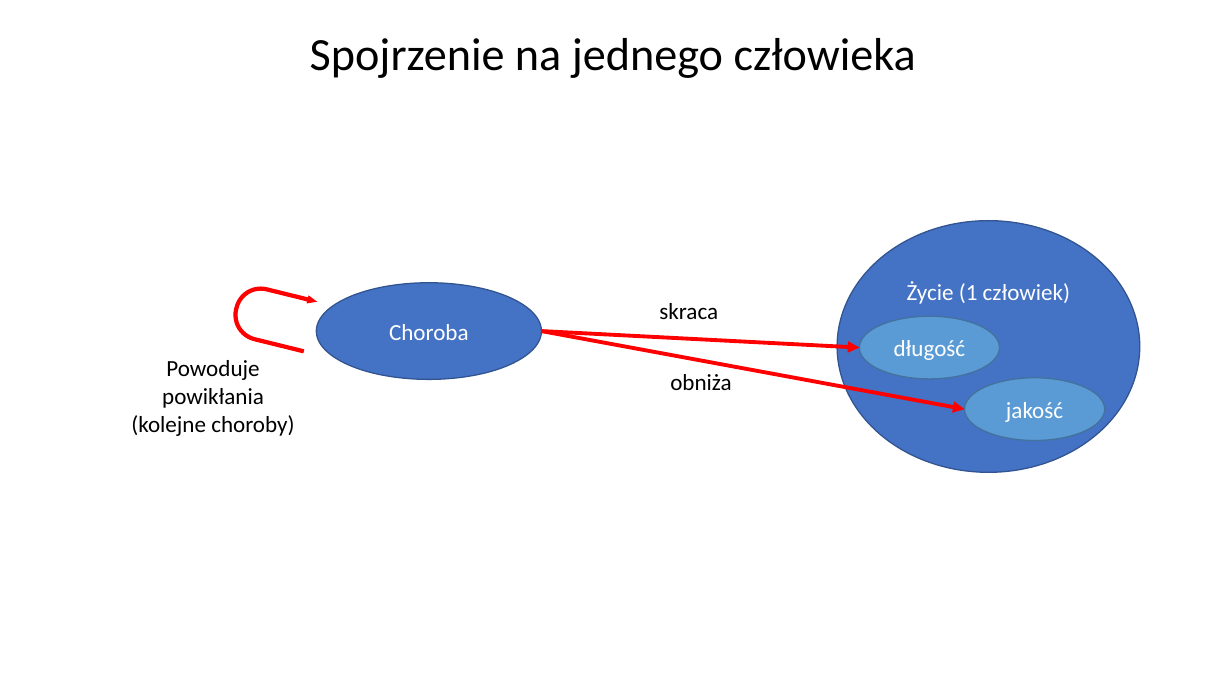
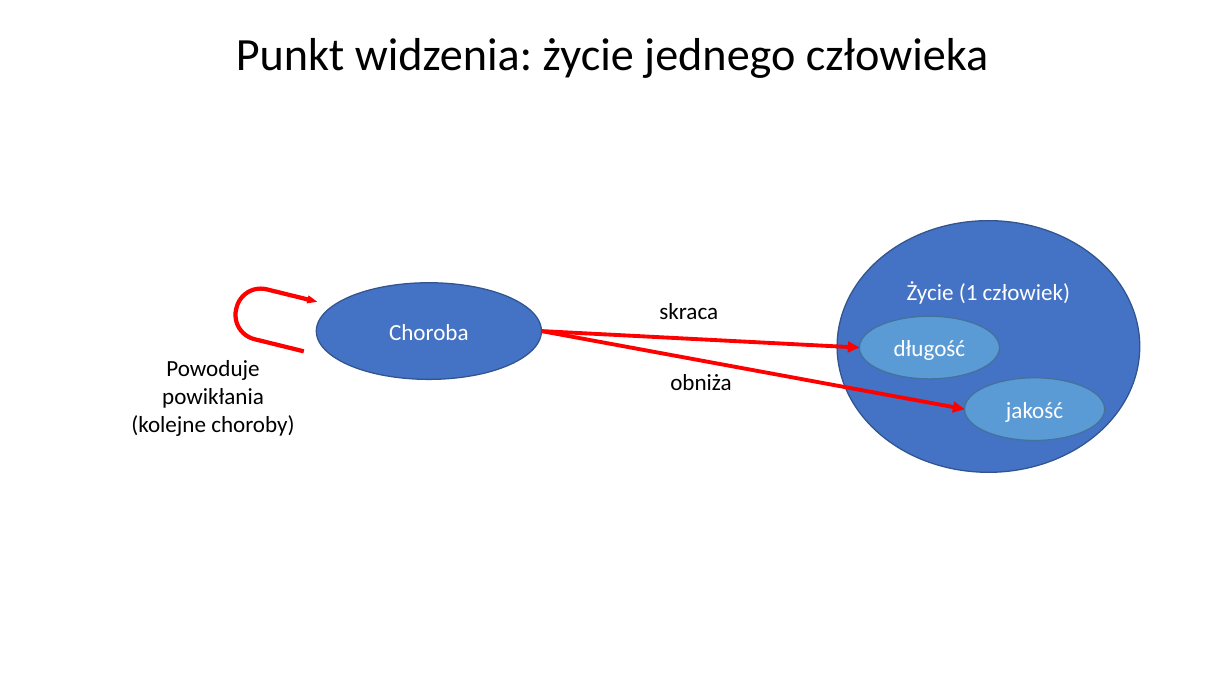
Before and after one commit to Jblew/medical-data-science, a slide deck: slide 5 of QALY i DALY ćwiczenia PL/QALY i DALY ćwiczenia PL diagramy.pptx (slide 1 before the commit). Drawn at 1232x693 pixels with LibreOffice and Linux fonts; fonts in the diff are those of the drawing. Boxes give left, top, right and bottom in pixels: in the first picture for what was removed or moved away, otherwise in the second. Text is boxed around its words. In the diff, an @@ line names an element or a change of style, - is before the commit and + after.

```diff
--- a/QALY i DALY ćwiczenia PL/QALY i DALY ćwiczenia PL diagramy.pptx
+++ b/QALY i DALY ćwiczenia PL/QALY i DALY ćwiczenia PL diagramy.pptx
@@ text at (236, 38, 988, 78): text changed @@
-Spojrzenie na jednego człowieka
+Punkt widzenia: życie jednego człowieka
```
Also in this commit, not shown: 3 other slides changed, 42 slides added, 2 other files.
